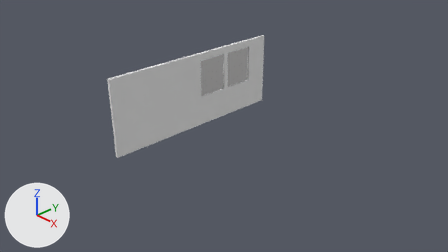
Two versions of the Blender file NotForBroadcastPOC-Sourcetree/Assets/Blender Files/- Building/solid wall left.blend, one commit apart.
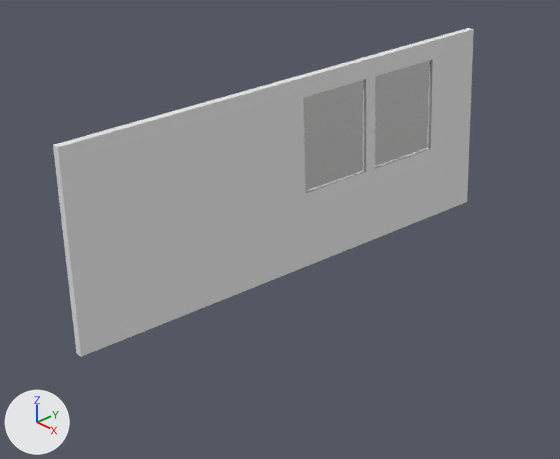
Old and new are each drawn from the file's camera 'Camera' and again close up on the part from 20% to 66% of the width and 10% to 78% of the height. Lighting does not change. The marker at lower left points along +X, +Y and +Z.

Script lines for the objects in view, before the commit:
```python
me_cube_002 = bpy.data.meshes.new('Cube.002')
me_cube_002.from_pydata(...)  # 27 vertices, 14 faces; spans x 0.24..1.0, y -1.35..1.0, z 0.45..1.74
me_cube_002.materials.append(mat_material)  # white #e7e7e7
me_plane = bpy.data.meshes.new('Plane')
me_plane.from_pydata([(0.0, -1.0, 0.42), (0.0, -1.0, -0.42), (0.0, 1.0, 0.42), (0.0, 1.0, -0.42)], [], [(0, 1, 3, 2)])
me_plane.materials.append(mat_glass)
ob_plane = bpy.data.objects.new('Plane', me_plane)
ob_plane.location = (0.058, 0.577, 1.649)
ob_plane.scale = (1.0, 1.0, 1.07)
ob_wall = bpy.data.objects.new('wall', me_cube_002)
ob_wall.location = (0.0, 0.0, 0.0)
ob_wall.scale = (0.08, 1.75, 1.25)
```
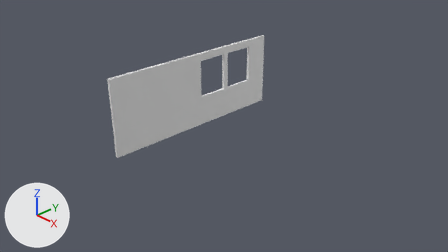
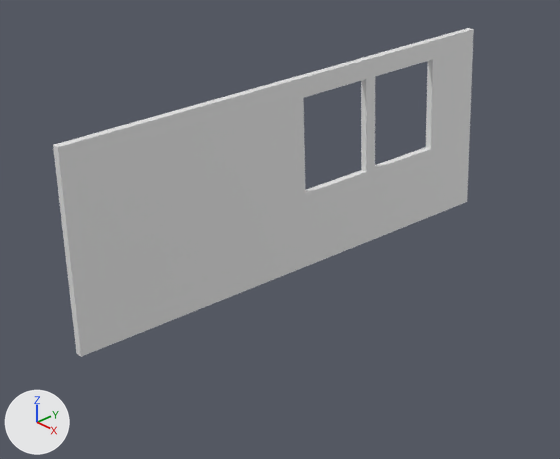
Where the change shows, as pixel boxes (x1, y1, x2, y2) in the close-ups (560 x 459 px):
```json
{"object": "Plane", "change": "hidden", "before": [303, 60, 431, 192]}
```

The change, as JSON lines over the scene's bpy script:
```json
{"block": "me_plane", "where": "me_plane.from_pydata(...)  # 4 vertices, 1 face; spans x 0.0, y -1.0..1.0, z -0.42..0.42"}
{"op": "remove", "block": "me_plane", "code": "me_plane.materials.append(mat_glass)"}
{"op": "add", "block": "ob_plane", "code": "ob_plane.hide_viewport = True"}
```
